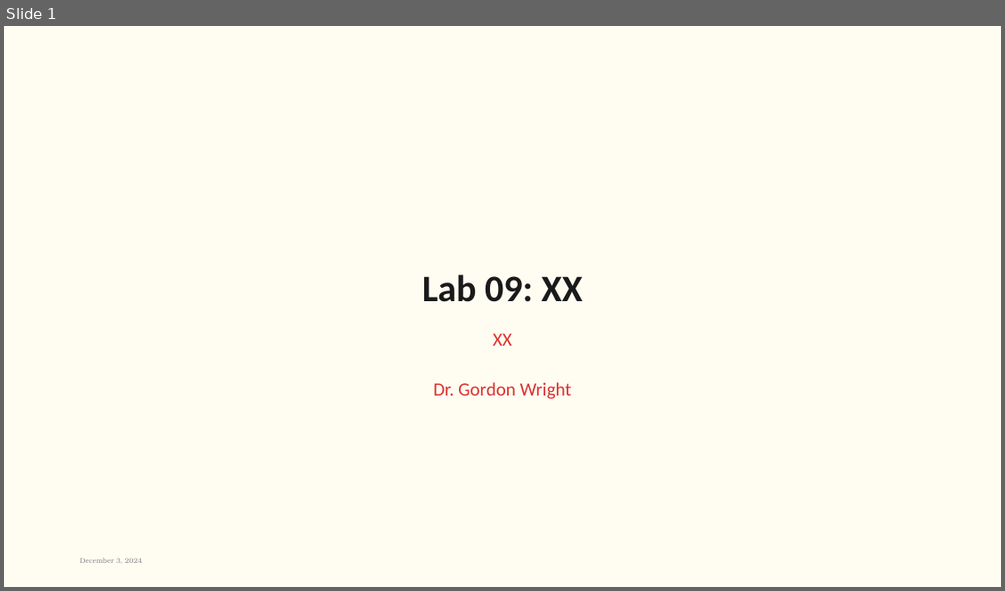
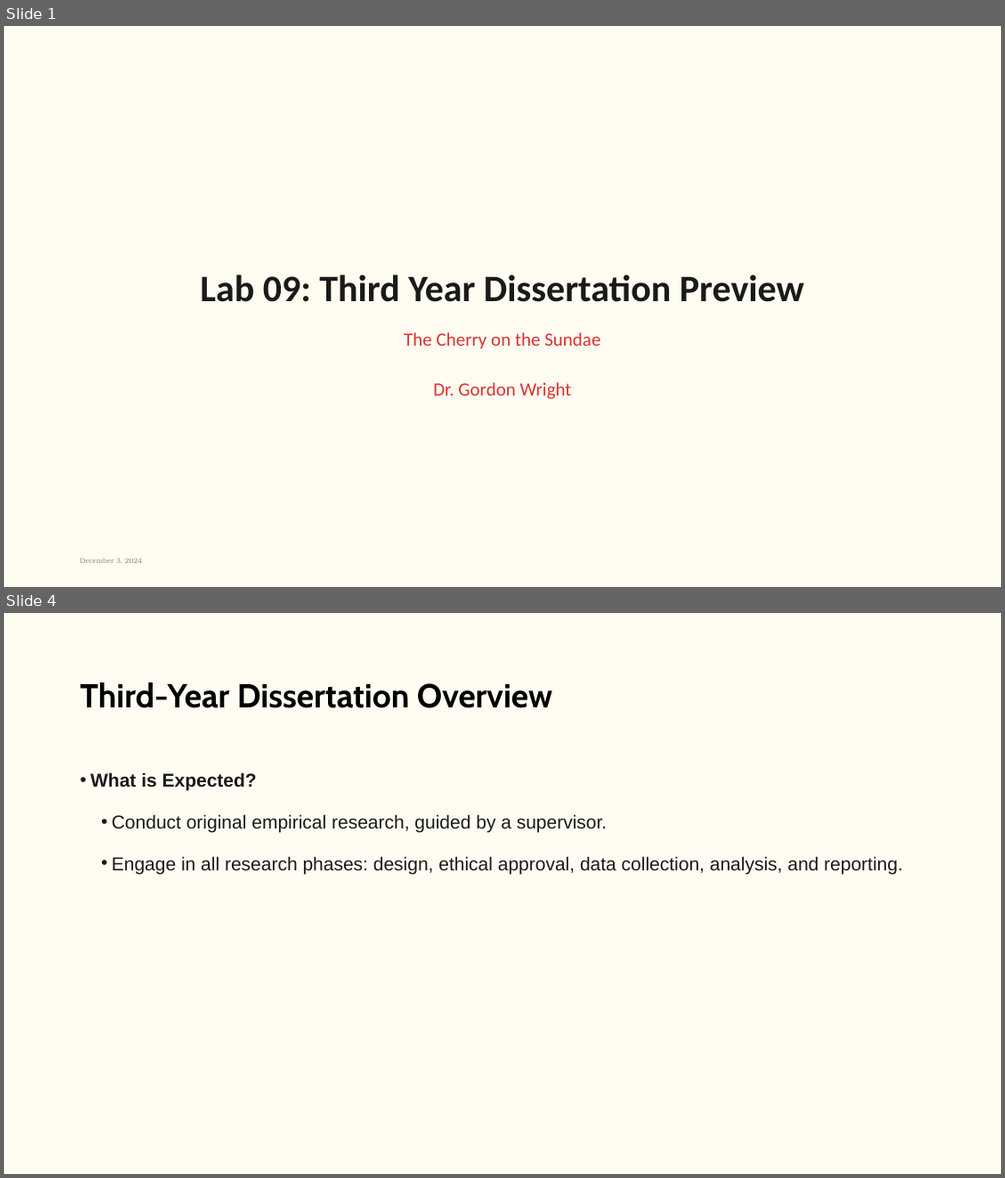
Before and after one commit to LittleMonkeyLab/PS52007Dslides, a slide deck: week09/lab.pptx. Shown one above the other, each under a label of ours: slide 1 before the commit, slides 1 and 4 after it; the slides between them are not shown. The pictures are 1005x591 and 1005x1178 pixels, drawn with LibreOffice and Linux fonts; fonts in the diff are those of the drawing; background and template pictures are left out. Boxes give left, top, right and bottom in pixels: in the first picture for what was removed or moved away, otherwise in the second. Text is boxed around its words. In the diff, an @@ line names an element or a change of style, - is before the commit and + after.

```diff
--- a/week09/lab.pptx
+++ b/week09/lab.pptx
@@ slide 4 added at box(4, 613, 1001, 1174), background #FFFCF2 @@
@@ title added at box(80, 682, 552, 708), 32 pt, text #000000, bold @@
+Third-Year Dissertation Overview
@@ text added at box(90, 772, 903, 874), 18 pt, text #1A1A1A @@
+• What is Expected?
+  • Conduct original empirical research, guided by a supervisor.
+  • Engage in all research phases: design, ethical approval, data collection, analysis, and reporting.
@@ slide 1 changed as well @@
@@ title at box(200, 274, 804, 302): text changed @@
-Lab 09: XX
+Lab 09: Third Year Dissertation Preview
@@ subtitle at box(404, 332, 600, 399): text changed @@
-XX
-Dr. Gordon Wright
+The Cherry on the Sundae
+Dr. Gordon Wright
```
Also in this commit, not shown: 16 other slides added, 2 slides removed, 37 other files.
